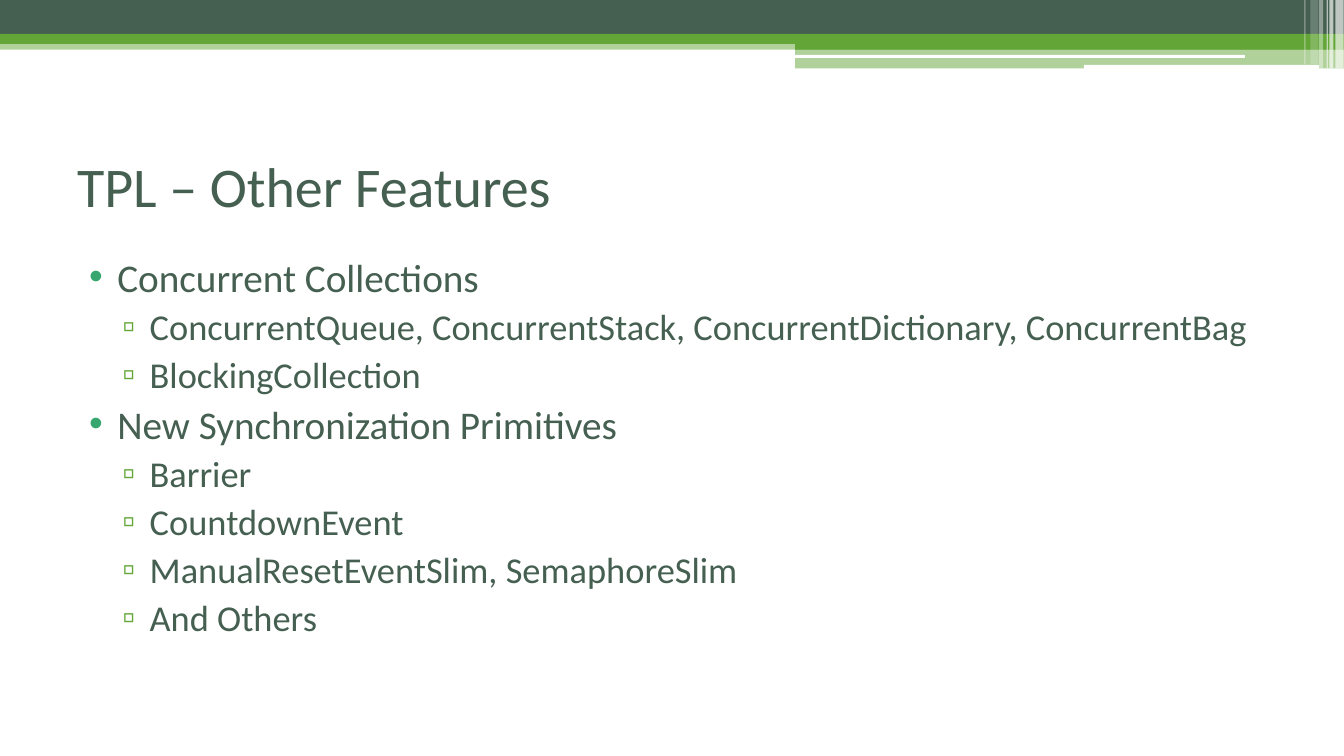
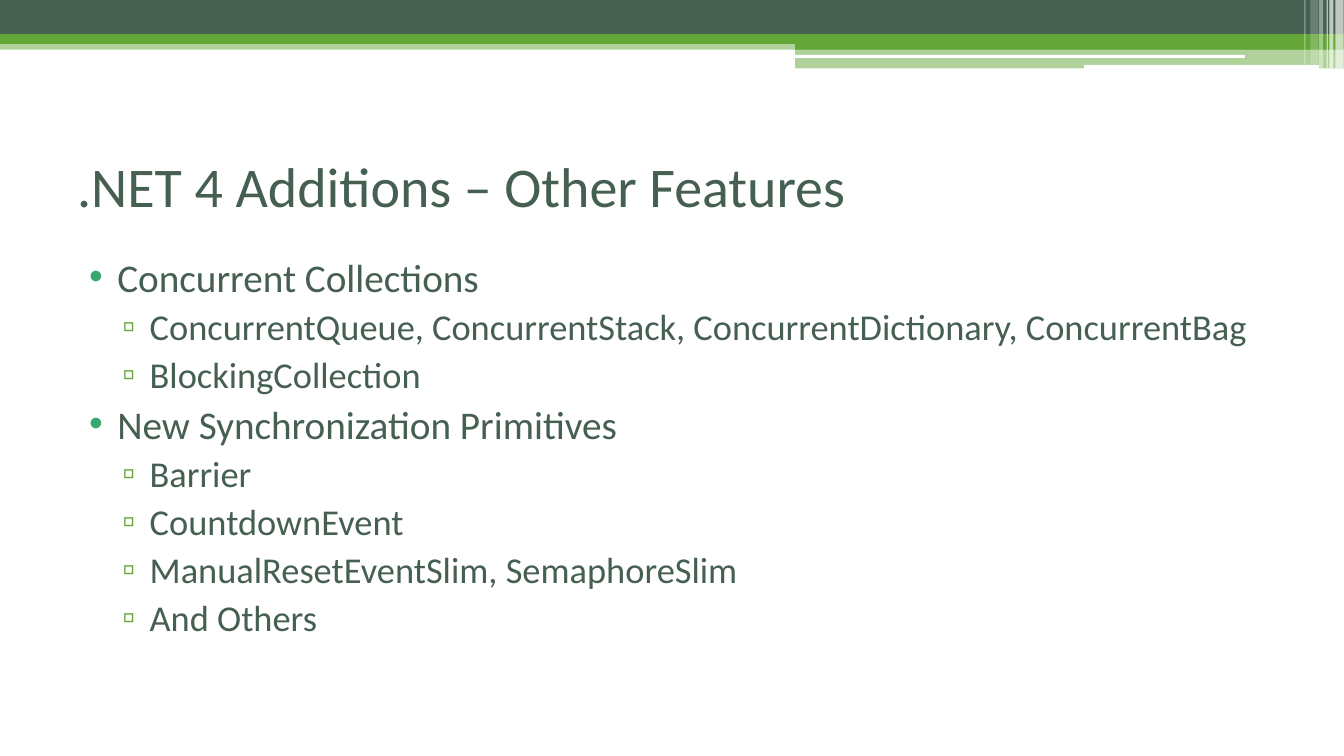
Before and after one commit to taskmatics/evolution-of-threading, a slide deck: slide 11 of Slides/Evolution of Threading in .NET.pptx. Drawn at 1344x756 pixels with LibreOffice and Linux fonts; fonts in the diff are those of the drawing. Boxes give left, top, right and bottom in pixels: in the first picture for what was removed or moved away, otherwise in the second. Text is boxed around its words. In the diff, an @@ line names an element or a change of style, - is before the commit and + after.

```diff
--- a/Slides/Evolution of Threading in .NET.pptx
+++ b/Slides/Evolution of Threading in .NET.pptx
@@ title at (77,168,844,208): text changed @@
-TPL – Other Features
+.NET 4 Additions – Other Features
```
Also in this commit, not shown: 2 other slides changed, 1 other file.
